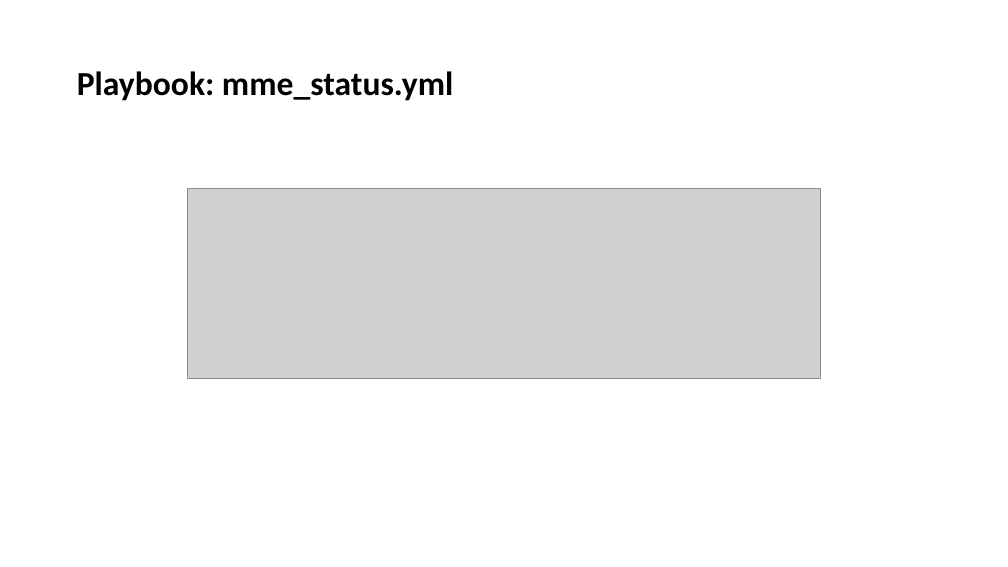
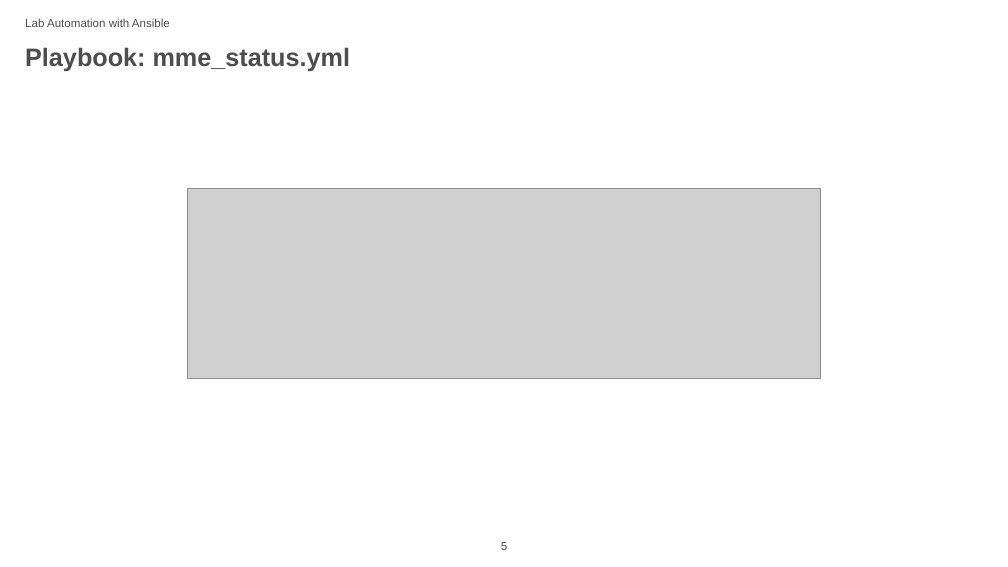
Before and after one commit to harshal-vaze/Automation-with-Ansible, a slide deck: slide 5 of Lab Automation.pptx (slide 3 before the commit). Drawn at 1008x567 pixels with LibreOffice and Linux fonts; fonts in the diff are those of the drawing; grey boxes stand for pictures; background and template pictures are left out. Boxes give left, top, right and bottom in pixels: in the first picture for what was removed or moved away, otherwise in the second. Text is boxed around its words. In the diff, an @@ line names an element or a change of style, - is before the commit and + after.

```diff
--- a/Lab Automation.pptx
+++ b/Lab Automation.pptx
@@ text added at bbox=[25, 18, 170, 27], 11 pt, text #4D4D4D @@
+Lab Automation with Ansible
@@ title "Playbook: mme_status.yml": place and size @@
-title "Playbook: mme_status.yml" at bbox=[77, 71, 453, 101]
+title "Playbook: mme_status.yml" at bbox=[25, 47, 350, 71]
@@ title "Playbook: mme_status.yml" at bbox=[25, 47, 350, 71]: size 32 to 24 pt, font Calibri to Arial, text colour #000000 to #4D4D4D; vertical alignment middle to top @@
@@ page number added at bbox=[501, 542, 507, 550], 11 pt, text #4B4B4B @@
+5
```
Also in this commit, not shown: 3 other slides changed, 15 slides added, 1 slide removed, 1 other file.
